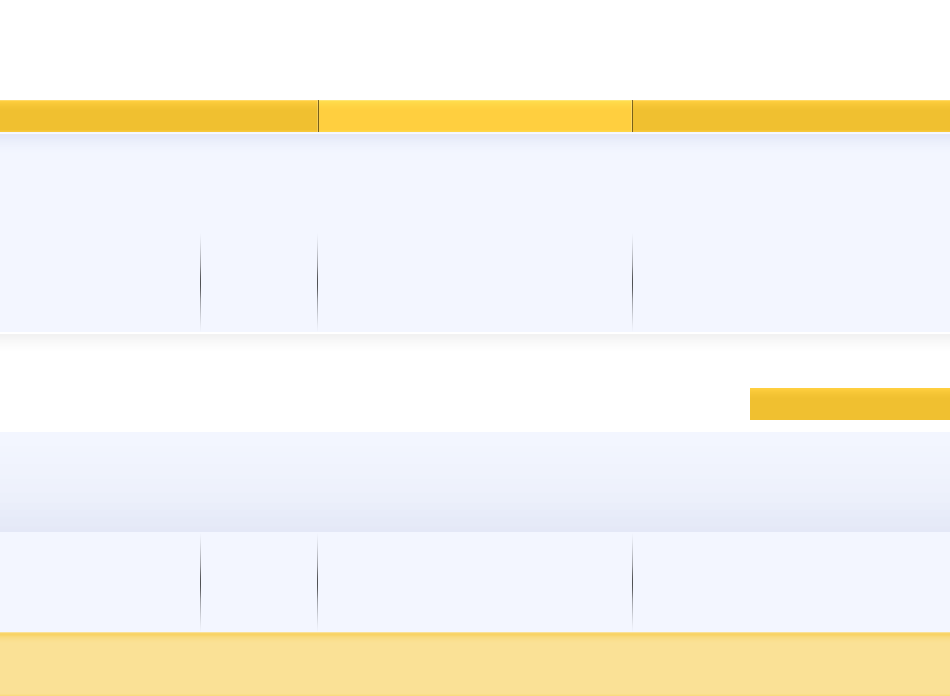
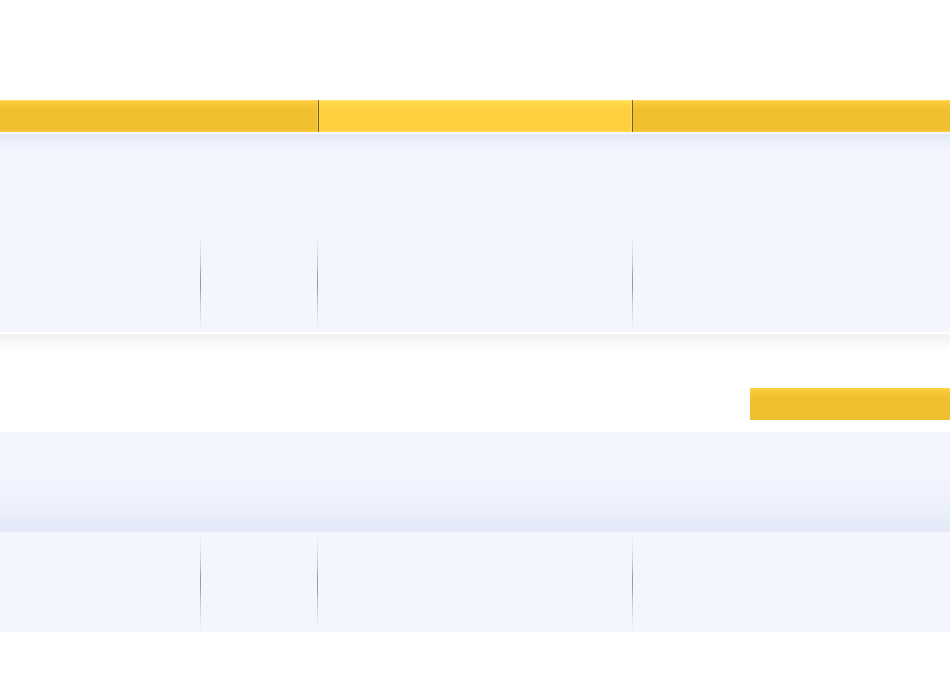
Layers edited between the first and the second w=950, h=696 image:
painted on "footer" over (0, 632, 950, 696)
